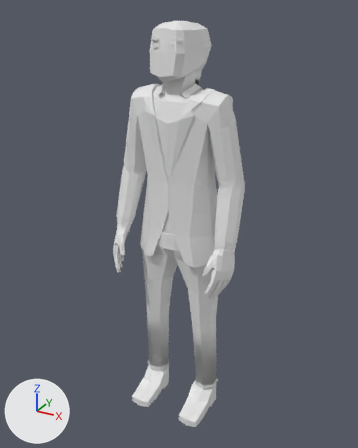
The FBX model StealthTowerEscapeGame/Assets/Adrian/Enemy + Animations/LowPolyManInSuit_Rigged_Searching.fbx, before and after one commit.
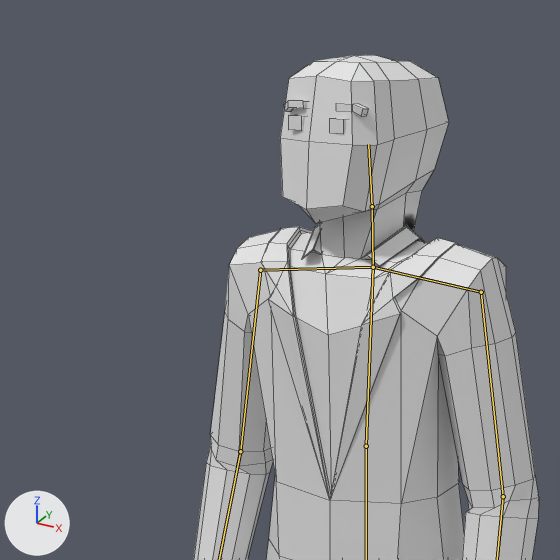
There are two pictures of each version: one whole from a 50 mm lens placed at (0.975, -1.793, 0.893), pointed at (-0.007, -0.008, 0.001), one close up on the part from 13% to 71% of the width and 0% to 46% of the height. Lighting does not change. The marker at lower left points along +X, +Y and +Z. Both versions are drawn at frame 1 of the action 'Armature|zzzz'; the numbers are the values there. The bones that bend it are drawn over the model as lines in the close-ups. The close-ups show mesh edges as thin lines.

Objects in the first close-up: 'Body'.
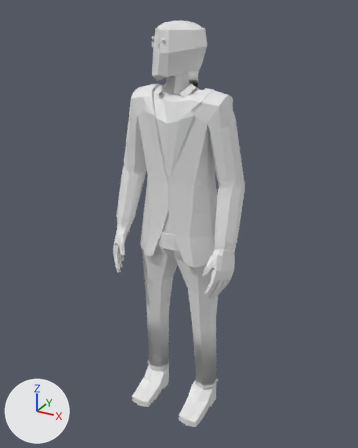
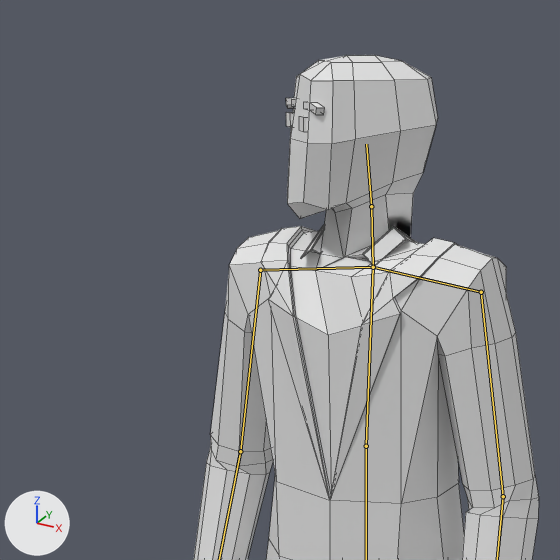
The change, as a diff of the scene's bpy script:
```diff
--- a/StealthTowerEscapeGame/Assets/Adrian/Enemy + Animations/LowPolyManInSuit_Rigged_Searching.fbx.py
+++ b/StealthTowerEscapeGame/Assets/Adrian/Enemy + Animations/LowPolyManInSuit_Rigged_Searching.fbx.py
@@ bone_neck @@
 bone_neck = bpy.data.objects['Armature'].pose.bones['Neck']  # child of 'UpperBack'
-bone_neck.rotation_quaternion = (1.0, 0.0, 0.0, 0.0)  # degrees (0, 0, 0)
+bone_neck.rotation_quaternion = (0.966, 0.0, -0.259, 0.008)  # degrees (0, -30, 1)
```

Location of each change, [x1, y1, x2, y2] in pixels of the close-ups (560 x 560 px):
'Body', posed
    both: [194, 55, 539, 560]
bone 'Neck', root to tip
    before: (373, 267) to (372, 206)
    after: (373, 267) to (371, 206)
